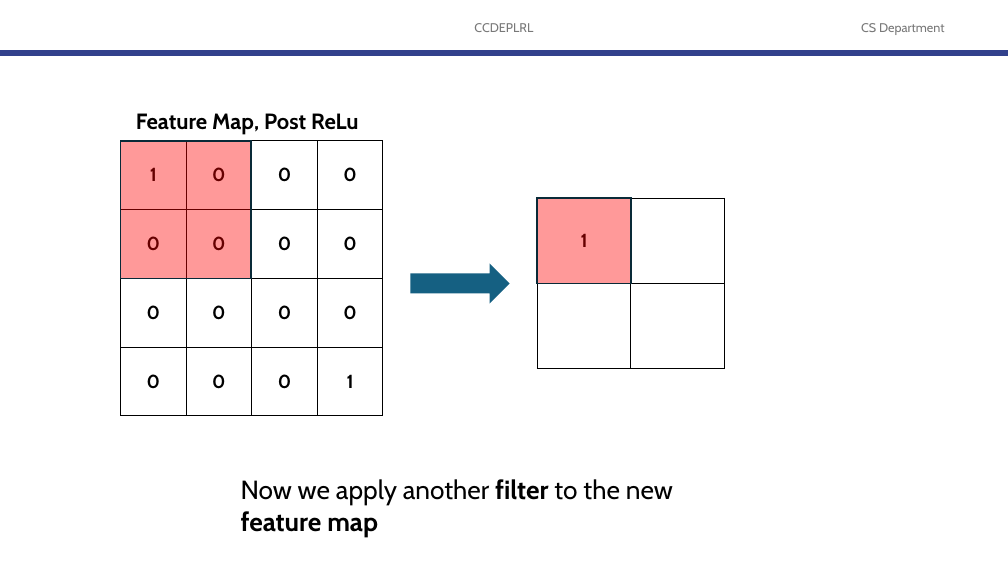
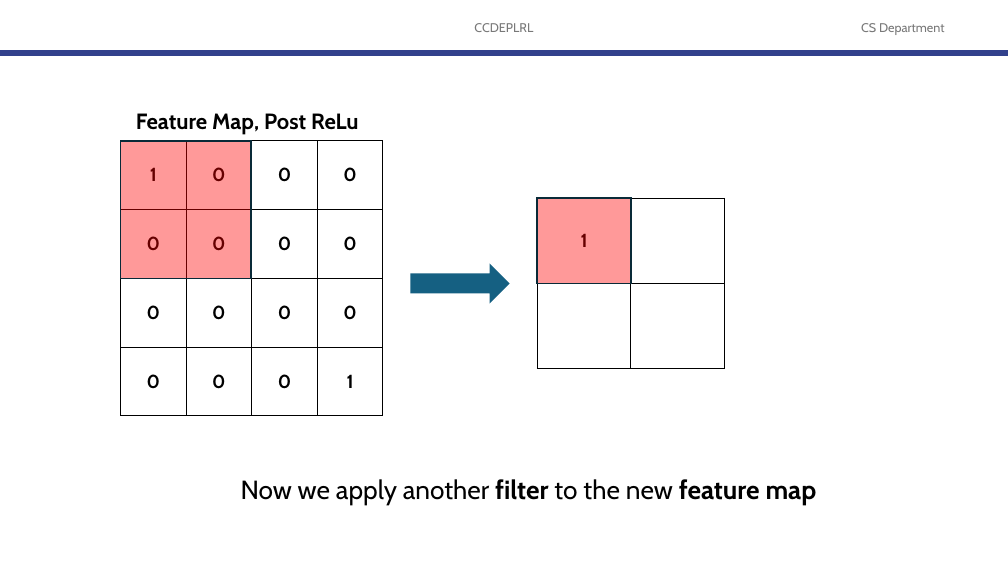
Before and after one commit to robitussin/CCDEPLRL, a slide deck: slide 60 of 4 - What Computers See/Convolutional Neural Network.pptx (slide 59 before the commit). Drawn at 1008x567 pixels with LibreOffice and Linux fonts; fonts in the diff are those of the drawing; background and template pictures are left out. Boxes give left, top, right and bottom in pixels: in the first picture for what was removed or moved away, otherwise in the second. Text is boxed around its words. In the diff, an @@ line names an element or a change of style, - is before the commit and + after.

```diff
--- a/4 - What Computers See/Convolutional Neural Network.pptx
+++ b/4 - What Computers See/Convolutional Neural Network.pptx
@@ text "Now we apply another filter ..." rewrapped from (x1=241, y1=479, x2=673, y2=537) to (x1=241, y1=479, x2=817, y2=505) @@
```
Also in this commit, not shown: 8 other slides changed, 5 slides added, 1 slide removed.
